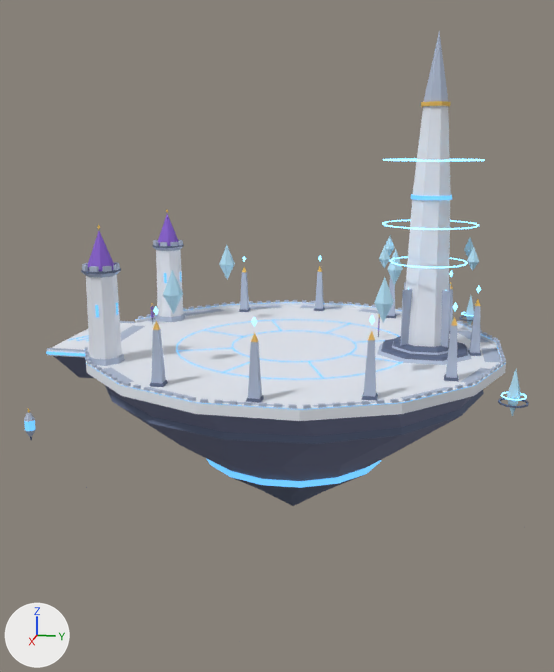
The FBX model assets/export/worlds/sky_citadel/chunk_boss_clearing.fbx, before and after one commit.
Camera for both pictures: a 50 mm lens placed at (402.0, 71.0, 105.0), pointed at (8.0, -8.0, 7.0). Lighting does not change. The marker at lower left points along +X, +Y and +Z. The picture after the commit comes second. Where no turn or scale is listed for an object, it has been applied to the vertices. Vertices at exactly the same position are counted once.

Objects in the first picture: 'chunk_boss_clearing'.
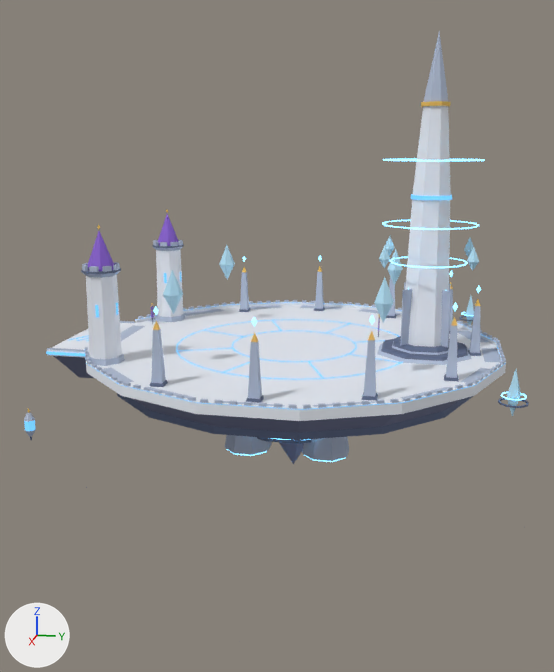
Pixel boxes (x1, y1, x2, y2) of what changed, in the pictures (554 x 672 px):
```json
{"part": 1, "of": "me_chunk_boss_clearing", "change": "added", "after": [257, 437, 312, 444], "on screen": "mostly hidden"}
{"part": 2, "of": "me_chunk_boss_clearing", "change": "added", "after": [302, 437, 349, 461], "on screen": "blue"}
{"part": 3, "of": "me_chunk_boss_clearing", "change": "added", "after": [225, 435, 272, 455], "on screen": "blue"}
{"part": 4, "of": "me_chunk_boss_clearing", "change": "added", "after": [279, 442, 304, 464]}
{"part": 5, "of": "me_chunk_boss_clearing", "change": "cut back", "before": [105, 321, 484, 506], "after": [117, 321, 473, 440]}
```

Edits to the scene script, one JSON object a line:
```json
{"block": "me_chunk_boss_clearing", "where": "# used by ob_chunk_boss_clearing; location = (0.0, 0.0, 0.0)"}
{"op": "remove", "block": "me_chunk_boss_clearing", "code": "me_chunk_boss_clearing.from_pydata(...)  # 3194 vertices, 2753 faces; spans x -128.0..128.0, y -128.0..128.0, z -96.0..160.0"}
{"op": "add", "block": "me_chunk_boss_clearing", "code": "me_chunk_boss_clearing.from_pydata(...)  # 3387 vertices, 2888 faces; spans x -128.0..128.0, y -128.0..128.0, z -96.0..160.0"}
{"block": "me_chunk_boss_clearing", "change": "me_chunk_boss_clearing part 1: a new loose piece, a 12-sided cylinder along z spanning x -33.0..33.0, y -33.0..33.0, z -44.0..-28.0, in mat_sc_deepalloy (blue #5c6886)"}
{"block": "me_chunk_boss_clearing", "change": "me_chunk_boss_clearing part 2: a new loose piece, an 8-sided cut cone along z (radius 13.0 at the low end, 9.0 at the high end) spanning x 9.0..33.0, y 9.0..33.0, z -52.0..-30.0, in mat_sc_palealloy (blue #b0bcd2)"}
{"block": "me_chunk_boss_clearing", "change": "me_chunk_boss_clearing part 3: a new loose piece, an 8-sided cut cone along z (radius 13.0 at the low end, 9.0 at the high end) spanning x 9.0..33.0, y -33.0..-9.0, z -52.0..-30.0, in mat_sc_palealloy (blue #b0bcd2)"}
{"block": "me_chunk_boss_clearing", "change": "me_chunk_boss_clearing part 4: a new loose piece, an 8-sided cone pointing to -z spanning x -15.0..15.0, y -15.0..15.0, z -70.0..-44.0, in mat_sc_hullslate (greyish blue #767c9c)"}
{"block": "me_chunk_boss_clearing", "change": "me_chunk_boss_clearing part 5"}
{"block": "me_chunk_boss_clearing", "change": "49 vertices are removed from x -50.0..50.0, y -49.0..50.0, z -96.0..-58.0"}
{"block": "me_chunk_boss_clearing", "change": "76 faces are deleted"}
{"block": "me_chunk_boss_clearing", "change": "48 vertices move from x -101.0..101.0, y -99.0..101.0, z -40.0..-14.0 to x -96.0..96.0, y -92.0..96.0, z -30.0..-14.0"}
{"block": "me_chunk_boss_clearing", "change": "1 vertex is added at (0.0, 0.0, -32.0)"}
{"block": "me_chunk_boss_clearing", "change": "16 new faces join them, mat_sc_hullslate (greyish blue #767c9c)"}
{"block": "me_chunk_boss_clearing", "change": "12 new faces join them, mat_sc_azuredim (blue #4680a8, glowing blue #4680a8)"}
{"block": "me_chunk_boss_clearing", "change": "other edits to the shape of me_chunk_boss_clearing do not show in these pictures"}
```
